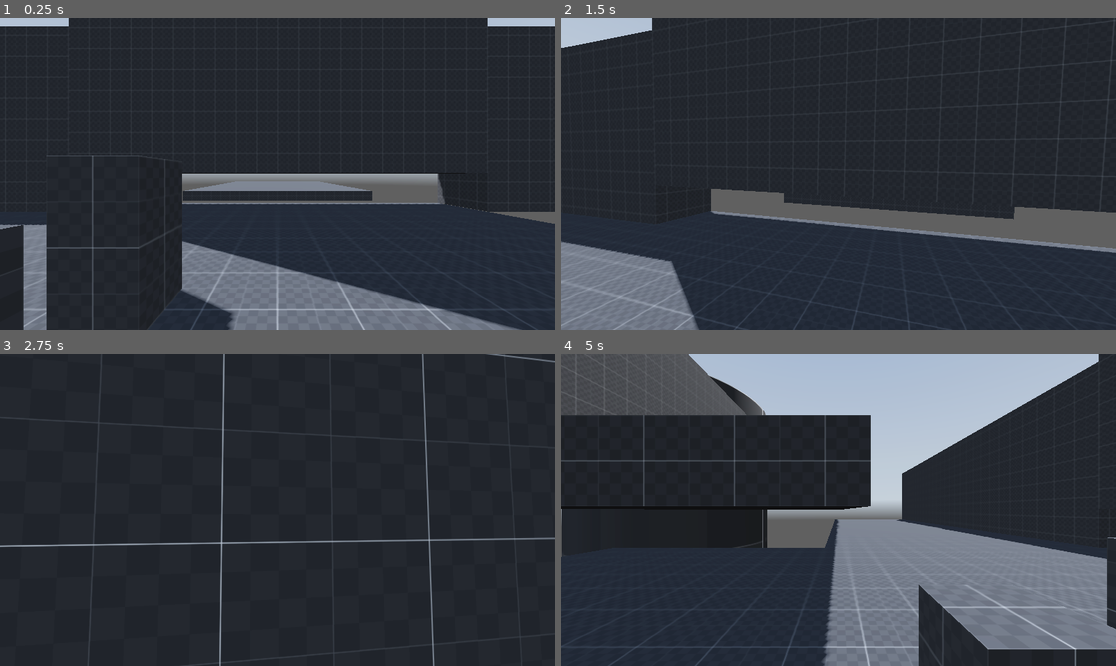
Above: before the commit, frames 1-4 (two rows, left to right).
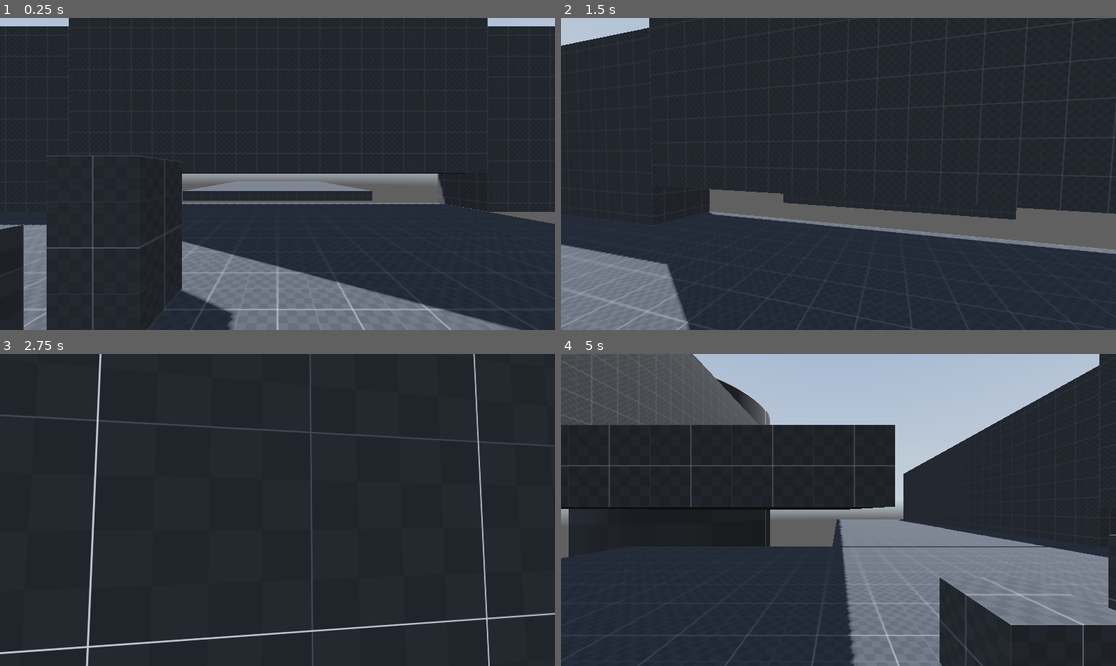
Above: after the commit, the same moments.

Repository: DrSpaniel/_Godot
Game: Godot game, scene res://scenes/main.tscn
The game is run twice, just before and just after one commit, with the same random seed, the same clock (stepped at 60 frames per second) and the same inputs. A sky picture missing from this copy of the repository is replaced by a grey-blue gradient.
Inputs (mouse positions are in pixels of both pictures, inside the frame that each line leads up to):
- Up to frame 1 (0.25 s): no input
- Up to frame 2 (1.5 s): tap Enter at 0.5 s; move the mouse to (866, 174) at 0.52 s; hold Space (crouch) 0.53-1.28 s; hold W (forward) from 0.53 s (still down); tap Alt (freelook) at 0.8, 1.35 s; move the mouse to (810, 174) at 1.27 s
- Up to frame 3 (2.75 s): keep holding W (forward); tap Shift (sprint) at 1.55 s; move the mouse to (288, 503) at 2.02 s; hold Shift (sprint) from 2.03 s (still down); tap Space (crouch) at 2.3 s
- Up to frame 4 (5 s): keep holding W (forward); move the mouse to (832, 516) at 2.77 s; release Shift (sprint) at 2.78 s; click (832, 516) at 2.85 s; tap Alt (freelook) at 3.05, 4.35 s; move the mouse to (877, 513) at 3.52 s; hold Space (crouch) 3.53-4.28 s; tap Shift (sprint) at 3.8 s; tap L (debug) at 4.15 s; move the mouse to (794, 506) at 4.27 s; tap Space (crouch) at 4.55 s; tap P (reset) at 4.9 s

The runs differ from the first frame. In frame 2, 2.0% of the frame differs, in the area x 0-100%, y 0-100%; in frame 3, 3.5%; in frame 4, 11%.

Commit message:
did A LOT
refactored code

- added wallkick... FINALLY

TODO:
- allow for sliding back from landing with momentum
- readd wall sticking so that player can look away and still be on wall
- air strafing is still wild
- now GET TO WORK ON THE CONCEPT ART!!!!!

Diff:
--- a/fps_test1/scenes/main.tscn
+++ b/fps_test1/scenes/main.tscn
@@ -201,6 +201,12 @@
 size = Vector3(26, 1, 20)
 material = SubResource("StandardMaterial3D_k0juu")
 
+[node name="floor8" type="CSGBox3D" parent="stage"]
+transform = Transform3D(1, 0, 0, 0, 1, 0, 0, 0, 1, 3, -0.5, 163.951)
+use_collision = true
+size = Vector3(26, 1, 20)
+material = SubResource("StandardMaterial3D_k0juu")
+
 [node name="floor4" type="CSGBox3D" parent="stage"]
 transform = Transform3D(1, 0, 0, 0, 1, 0, 0, 0, 1, 38.0463, -0.5, 0)
 use_collision = true
@@ -285,9 +291,15 @@
 material = SubResource("StandardMaterial3D_k0juu")
 
 [node name="cieling3" type="CSGBox3D" parent="stage"]
-transform = Transform3D(1, 0, 0, 0, 1, 0, 0, 0, 1, 14.5, 4.42141, 25.021)
-use_collision = true
-size = Vector3(3, 8.83115, 30)
+transform = Transform3D(1, 0, 0, 0, 1, 0, 0, 0, 1, 14.5, 4.42141, 80.021)
+use_collision = true
+size = Vector3(3, 8.83115, 140)
+material = SubResource("StandardMaterial3D_k0juu")
+
+[node name="cieling6" type="CSGBox3D" parent="stage"]
+transform = Transform3D(1, 0, 0, 0, 1, 0, 0, 0, 1, 4.5, 4.42141, 101.021)
+use_collision = true
+size = Vector3(3, 8.83115, 98)
 material = SubResource("StandardMaterial3D_k0juu")
 
 [node name="cieling4" type="CSGBox3D" parent="stage"]
@@ -297,10 +309,10 @@
 material = SubResource("StandardMaterial3D_k0juu")
 
 [node name="CSGCylinder3D" type="CSGCylinder3D" parent="stage"]
-transform = Transform3D(16.5048, 0, 0, 0, 1, 0, 0, 0, 16.5048, -20.5106, -2.58438, -28.9603)
+transform = Transform3D(16.5048, 0, 0, 0, 1, 0, 0, 0, 16.5048, -20.5106, -4.70938, -28.9603)
 use_collision = true
 radius = 0.639
-height = 37.0
+height = 41.25
 sides = 64
 material = SubResource("StandardMaterial3D_tbgi4")
 
--- a/fps_test1/scripts/player.gd
+++ b/fps_test1/scripts/player.gd
@@ -1,7 +1,6 @@
 extends CharacterBody3D
 
 # Player nodes
-
 @onready var neck: Node3D = $neck
 @onready var head: Node3D = $neck/head
 @onready var eyes: Node3D = $neck/head/eyes
@@ -12,10 +11,7 @@
 @onready var camera_3d: Camera3D = $neck/head/eyes/Camera3D
 @onready var animation_player: AnimationPlayer = $neck/head/eyes/AnimationPlayer
 
-
-
 # States
-
 var walking := false
 var sprinting := false
 var crouched := false
@@ -23,39 +19,35 @@
 var sliding := false
 
 # Slide vars
-
 var slide_timer = 0.0
 var slide_timer_max = 1.0
 var slide_vector = Vector2.ZERO
 var slide_speed = 15
 
 # Jump vars
-
 var last_velocity = Vector3.ZERO
-
 var horizontal_velocity = Vector2(velocity.x, velocity.z)
-
 const jump_velocity = 7
-
 var crouch_counter = 0.0
 var min_crouch_counter = 5.0
 var max_crouch_counter = 11.0
 var is_charging = false
 
-# Wallrun vars
-
-var wallrunPrint = false
-var is_wallrunning = false
-var wallruncounter = 0.0
-var max_wallruncounter = 3	#delta counts starting from 0.... so this is actually 3 seconds
-var wallrunvelocityset = false
+# Wall system vars - SIMPLIFIED
+enum WallState {
+	NONE,
+	WALLRUNNING
+}
+
+var wall_state = WallState.NONE
+var wallrun_timer = 0.0
+var max_wallrun_time = 3.0
+var wallrun_velocity_set = false
 
 # Headbob vars
-
 const headbob_sprint_speed = 22
 const headbob_walk_speed = 14
 const headbob_crouch_speed = 10
-
 const headbob_sprint_intensity = 0.05
 const headbob_walk_intensity = 0.05
 const headbob_crouch_intensity = 0.05
@@ -64,46 +56,33 @@
 var headbob_index = 0
 var headbob_intensity = 0
 
-
-
-
-
-#Speed vars
-
+# Speed vars
 var current_speed = 5.0
-
 const walking_speed = 5.0
 const sprint_speed = 8.0
 const crouch_speed = 3.0
 var wallrun_speed = 20.0
 
 # Movement vars
-
 var crouch_depth = -0.5
 var lerp_speed = 10.0
 var air_lerp = 3
 var freelook_angle = 8
 
-
-
+# Air movement vars
+var air_control_force = 23.0  # adjust to how responsive air movement is
+var max_air_speed = 25.0  # Maximum horizontal speed in the air
 
 # Input vars
-
 var direction = Vector3.ZERO
 const mouse_sens = 0.25
-
-
-
-#used to track mouse. maybe add a pause menu!
 var mouseinput := true
 
 func _ready():
 	Input.mouse_mode = Input.MOUSE_MODE_CAPTURED
 
 func _input(event):
-
 	# Mouse move logic
-
 	if event.is_action_pressed("esc"):
 		Input.mouse_mode = Input.MOUSE_MODE_VISIBLE
 		mouseinput = false
@@ -113,7 +92,6 @@
 			Input.mouse_mode = Input.MOUSE_MODE_CAPTURED
 			get_viewport().set_input_as_handled()
 		mouseinput = true
-
 
 	if mouseinput == true:
 		if event is InputEventMouseMotion:
@@ -126,53 +104,123 @@
 			head.rotation.x = clamp(head.rotation.x, deg_to_rad(-90), deg_to_rad(90))
 
 func _physics_process(delta: float) -> void:
-	#getting movement input
+	# Handle wall system timers
+	#handle_wall_timers(delta)
+
+	# Getting movement input
 	var input_dir := Input.get_vector("left", "right", "forward", "backward")
 	horizontal_velocity = Vector2(velocity.x, velocity.z)
 
-
-	#wallruncounter += delta
-	#print("wallrun timer:", int(wallruncounter))
-
 	if Input.is_action_just_pressed("debug"):
 		print("-------DEBUG-------")
+		print("wall_state:", WallState.keys()[wall_state])
 		print("walking:", walking)
 		print("sprinting:", sprinting)
-		print("crouched:", crouched)
-		print("freelooking:", freelook)
-		print("sliding:", sliding)
 		print("velocity.y:", velocity.y)
-		print("velocity.x:", velocity.x)
-		print("velocity.x:", velocity.z)
 		print("horiz velocity", horizontal_velocity.length())
-		print(get_gravity())
-
-	if Input.is_action_just_pressed("reset"):		#in case you fall off.... idiot
+
+	if Input.is_action_just_pressed("reset"):
 		global_position = Vector3.ZERO
 		velocity = Vector3.ZERO
 		rotation = Vector3.ZERO
 		head.rotation = Vector3.ZERO
-
-	# Handling movement states
-
+		reset_wall_state()
+
+	# Handle movement states (crouching, sprinting, etc.)
+	handle_movement_states(delta, input_dir)
+
+	# Handle freelook
+	handle_freelook(delta)
+
+	# Handle sliding
+	handle_sliding(delta)
+
+	# Handle headbob
+	handle_headbob(delta, input_dir)
+
+	# Handle player movement
+	#print("Velocity BEFORE player movement: ", velocity)
+	#print("Current direction vector: ", direction)
+	handle_player_movement(delta, input_dir)
+	#print("Velocity AFTER player movement: ", velocity)
+
+	# Handle wall system
+	handle_wall_system(delta, input_dir)
+
+	# Handle gravity
+	handle_gravity(delta)
+
+	last_velocity = velocity
+	move_and_slide()
+
+#func handle_wall_timers(delta: float):
+
+
+func handle_wall_system(delta: float, _input_dir: Vector2):
+	"""Centralized wall system handling"""
+	var touching_wall = is_on_wall_only()
+
+	if touching_wall and wall_state == WallState.NONE:
+		# Start wallrunning
+		wall_state = WallState.WALLRUNNING
+		wallrun_timer = 0.0
+		wallrun_velocity_set = false
+		print("Started wallrunning")
+
+	elif wall_state == WallState.WALLRUNNING:
+		if not touching_wall:
+			# Left the wall
+			reset_wall_state()
+			print("Left wall, ending wallrun")
+		else:
+			# Continue wallrunning
+			wallrun_timer += delta
+			if wallrun_timer >= max_wallrun_time:
+				reset_wall_state()
+				print("Wallrun time expired")
+			elif Input.is_action_just_pressed("jump"):
+				# Perform wallkick - just apply force and end wallrunning
+				perform_wallkick()
+				reset_wall_state()  # End wallrunning immediately
+
+func perform_wallkick():
+	"""Execute a wallkick - just apply force, no state management"""
+	var collision = get_last_slide_collision()
+	if collision:
+		var wall_normal = collision.get_normal()
+		print("WALLKICK! Normal:", wall_normal)
+
+		# Apply strong force away from wall
+		var wall_kick_strength = 3.6  # Strong enough to clear the wall
+		velocity += wall_normal * wall_kick_strength
+		velocity.y = jump_velocity * 0.8
+		#direction = Vector3.ZERO #this just halts
+
+func reset_wall_state():
+	"""Reset all wall-related state"""
+	wall_state = WallState.NONE
+	wallrun_timer = 0.0
+	wallrun_velocity_set = false
+
+func is_wallrunning() -> bool:
+	return wall_state == WallState.WALLRUNNING
+
+func handle_movement_states(delta: float, input_dir: Vector2):
+	"""Handle crouching, sprinting, walking states"""
 	# Crouching
-	if is_on_floor() and Input.is_action_pressed("crouch") or sliding:			#made this only if on floor cause i need a different type of crouch logic to have crouch jumping
+	if is_on_floor() and Input.is_action_pressed("crouch") or sliding:
 		current_speed = lerp(current_speed, crouch_speed, delta * lerp_speed)
-		head.position.y = lerp(head.position.y, crouch_depth, delta * lerp_speed)		#this moved the head camera down
+		head.position.y = lerp(head.position.y, crouch_depth, delta * lerp_speed)
 		standing_collision.disabled = true
-		crouched_collision.disabled = false		#change these two to changing the player height.y
+		crouched_collision.disabled = false
 
 		if is_on_floor():
 			is_charging = true
 			crouch_counter += delta * 10.0
-			if crouch_counter > max_crouch_counter:
-				crouch_counter = max_crouch_counter
-			elif crouch_counter < min_crouch_counter:
-				crouch_counter = min_crouch_counter
-			print("crouch:", int(crouch_counter))
-
-		#slide begin logic
-		if (horizontal_velocity.length() > 7 and sprinting and input_dir != Vector2.ZERO and is_on_floor()):		#i think this should have if horizontal_velocity.length() > 7 but when i put it, it runs infinitely instead of one time. gotta fix that
+			crouch_counter = clamp(crouch_counter, min_crouch_counter, max_crouch_counter)
+
+		# Slide begin logic
+		if (horizontal_velocity.length() > 7 and sprinting and input_dir != Vector2.ZERO and is_on_floor()):
 			sliding = true
 			slide_timer = slide_timer_max
 			slide_vector = input_dir
@@ -187,35 +235,29 @@
 		crouch_counter = 0.0
 	elif !ray_cast_3d.is_colliding():
 		# Uncrouching / Standing
-
 		standing_collision.disabled = false
-		crouched_collision.disabled = true		#change these two to changing the player height.y in a function?
-
+		crouched_collision.disabled = true
 		head.position.y = lerp(head.position.y, 0.0, delta * lerp_speed)
 
-		if Input.is_action_just_released("crouch") and is_on_floor():		#im pretty sure this is getting broken by the above sprint thing, FIXED!!!!!!! jump takes priority over sprint
+		if Input.is_action_just_released("crouch") and is_on_floor():
 			do_jump(crouch_counter)
 		elif Input.is_action_pressed("sprint"):
 			# Sprinting
 			if is_on_floor():
 				current_speed = lerp(current_speed, sprint_speed, delta * lerp_speed/4)
-				if horizontal_velocity.length() > 7:		#this is here cause i wanna allow sliding to happen not just when sprinting. like TF2
+				if horizontal_velocity.length() > 7:
 					walking = false
 					sprinting = true
 					crouched = false
-					print("can sprint")
-				else:
-					print("can't sprint")
 		else:
 			# Walking
 			current_speed = lerp(current_speed, walking_speed, delta * lerp_speed)
-
 			walking = true
 			sprinting = false
 			crouched = true
 
-	# Freelook handler
-
+func handle_freelook(delta: float):
+	"""Handle freelook camera behavior"""
 	if Input.is_action_pressed("freelook") or sliding:
 		freelook = true
 		if sliding:
@@ -227,20 +269,21 @@
 		neck.rotation.y = lerp(neck.rotation.y, 0.0, delta * lerp_speed * 2.6)
 		eyes.rotation.z = lerp(eyes.rotation.z, 0.0, delta * lerp_speed * 2.6)
 
-	# Sliding
-
+func handle_sliding(delta: float):
+	"""Handle sliding mechanics"""
 	if sliding:
 		slide_timer -= delta
 		if slide_timer <= 0:
 			print("slide end via timer")
 			sliding = false
 			freelook = false
-		elif Input.is_action_just_released("crouch"):		#this should call a jump function for ease
+		elif Input.is_action_just_released("crouch"):
 			print("slide end via jump release")
 			freelook = false
 			do_jump(crouch_counter)
 
-	 #Handle headbob
+func handle_headbob(delta: float, input_dir: Vector2):
+	"""Handle camera headbob"""
 	if sprinting:
 		headbob_intensity = headbob_sprint_intensity
 		headbob_index += headbob_sprint_speed * delta
@@ -261,98 +304,63 @@
 		eyes.position.y = lerp(eyes.position.y, 0.0, delta*lerp_speed)
 		eyes.position.x = lerp(eyes.position.x, 0.0, delta*lerp_speed)
 
-	# Add the gravity.
+func handle_player_movement(delta: float, input_dir: Vector2):
+	"""Handle player movement with proper air control"""
+
+	if is_on_floor():
+		# Ground movement - direct velocity control (existing behavior)
+		direction = lerp(direction, (transform.basis * Vector3(input_dir.x, 0, input_dir.y)).normalized(), delta*lerp_speed)
+
+		if sliding:
+			direction = (transform.basis * Vector3(slide_vector.x, 0, slide_vector.y)).normalized()
+			current_speed = (slide_timer + 0.1) * slide_speed
+
+		# Apply movement - replace velocity on ground
+		if direction:
+			velocity.x = direction.x * current_speed
+			velocity.z = direction.z * current_speed
+		else:
+			velocity.x = move_toward(velocity.x, 0, current_speed)
+			velocity.z = move_toward(velocity.z, 0, current_speed)
+
+	else:
+		# Air movement - additive control (preserve existing momentum)
+		if input_dir != Vector2.ZERO:
+			var input_vector = (transform.basis * Vector3(input_dir.x, 0, input_dir.y)).normalized()
+
+
+			# Add steering force to existing velocity instead of replacing it
+			velocity.x += input_vector.x * air_control_force * delta
+			velocity.z += input_vector.z * air_control_force * delta
+
+			# Optional: Cap maximum horizontal speed to prevent infinite acceleration
+			var horizontal_vel = Vector2(velocity.x, velocity.z)
+
+			if horizontal_vel.length() > max_air_speed:
+				horizontal_vel = horizontal_vel.normalized() * max_air_speed
+				velocity.x = horizontal_vel.x
+				velocity.z = horizontal_vel.y
+
+func handle_gravity(delta: float):
+	"""Handle gravity and wallrun physics"""
 	if not is_on_floor():
-		if !is_wallrunning:
+		if not is_wallrunning():
 			velocity += get_gravity() * delta
-			if Input.is_action_pressed("crouch"):		#FIXED!!!!!!! but now there needs to be a raycast checker for the floor bug
-				print("crouchJump")
-			elif Input.is_action_just_released("crouch"):
-				print("crouchJumpRelease")
-		else:
-			if wallruncounter < 2.2:
-				if !wallrunvelocityset:
-					velocity.y = 0.0		#super jank. just illediatley halts vertical velocity when touching a wall in the air.
-				wallrunvelocityset = true
-
+		else:
+			# Wallrunning physics
+			if wallrun_timer < 2.2:
+				if not wallrun_velocity_set:
+					velocity.y = 0.0  # Stop vertical movement
+				wallrun_velocity_set = true
 				current_speed = lerp(current_speed, wallrun_speed, delta * lerp_speed)
 			else:
 				print("beginning descent")
 				velocity += get_gravity()/3 * delta
-			#if Input.is_action_just_pressed("jump"):
-				#do_jump(10)		#for the wallkick to be done right, there needs to be a force applied away from the wall at the same time do jump is done. just enough to push a little..
-				#this is where i would put my horizontal wallkick.... IF I HAD ONE!
-
-	#Handle landing animations
-	#if is_on_floor():
-		#if last_velocity.y < 0.0:
-			#print(last_velocity.y)		#when landing shows how hard we just landed. can be used to determine how the screenshake is.
-			#if last_velocity.y < -12.0:	#when velocity goes past -10
-				#print("roll")
-				#animation_player.play("roll")
-			#elif last_velocity.y < -7.0:
-				#print("hard fall")
-				#animation_player.play("hardlanding")
-			#elif last_velocity.y < -4.0:
-				#print("regular fall")
-				#animation_player.play("softlanding")
-
-	# Player movement
-
-	if is_on_floor():		#for floor control.
-		direction = lerp(direction, (transform.basis * Vector3(input_dir.x, 0, input_dir.y)).normalized(), delta*lerp_speed)
-	else:		#for air control. more floaty
-		if input_dir != Vector2.ZERO:
-			direction = lerp(direction, (transform.basis * Vector3(input_dir.x, 0, input_dir.y)).normalized(), delta*air_lerp)
-
-
-	if sliding:
-		direction = (transform.basis * Vector3(slide_vector.x, 0, slide_vector.y)).normalized()
-		current_speed = (slide_timer + 0.1) * slide_speed
-
-	if direction:
-		velocity.x = direction.x * current_speed
-		velocity.z = direction.z * current_speed
-	else:
-		velocity.x = move_toward(velocity.x, 0, current_speed)
-		velocity.z = move_toward(velocity.z, 0, current_speed)
-
-	last_velocity = velocity	# used to see how hard the player lands.
-
-
-	#Wall... run?
-	if is_on_wall_only():	#triggers when player is only touching a wall, and nothing else. great start for the wallrun!
-
-		wallruncounter += delta
-		print(wallruncounter)
-
-		#if wallruncounter < max_wallruncounter and input_dir != Vector2.ZERO:	#use this to make the player mode into the wall to activate
-		if wallruncounter < max_wallruncounter:
-			is_wallrunning = true
-			var collision = get_last_slide_collision()
-			if collision:
-				var wall_normal = collision.get_normal()
-				var stick_force = 300.0  # Adjust as needed
-				print("Sticking to wall. Normal:", wall_normal)
-				velocity += -wall_normal * stick_force * delta
-		else:
-			is_wallrunning = false
-
-		if not wallrunPrint:
-			print("touching wall!")
-			wallrunPrint = true
-	else:
-		wallrunPrint = false
-		is_wallrunning = false
-		wallruncounter = 0.0
-
-	move_and_slide()
-
 
 func do_jump(charge):
+	"""Execute a jump with charge"""
 	print("crouch:", int(charge))
-
-	velocity.y = jump_velocity * charge/10	#YESSSSS!!!!!! THIS WORKS!!!!!!!!!!!!
+	velocity.y = jump_velocity * charge/10
 	sliding = false
 	is_charging = false
 	animation_player.play("jumping")
